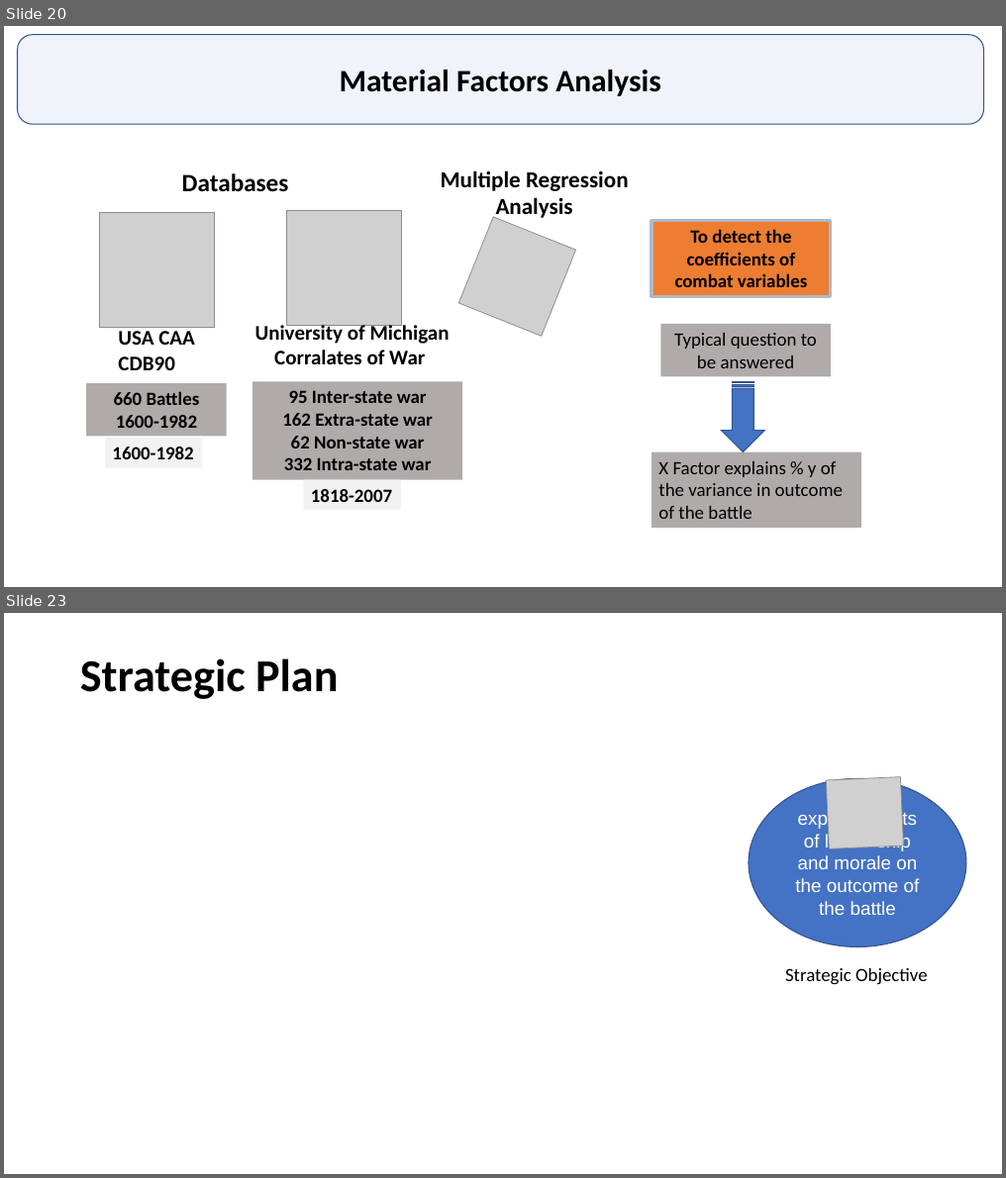
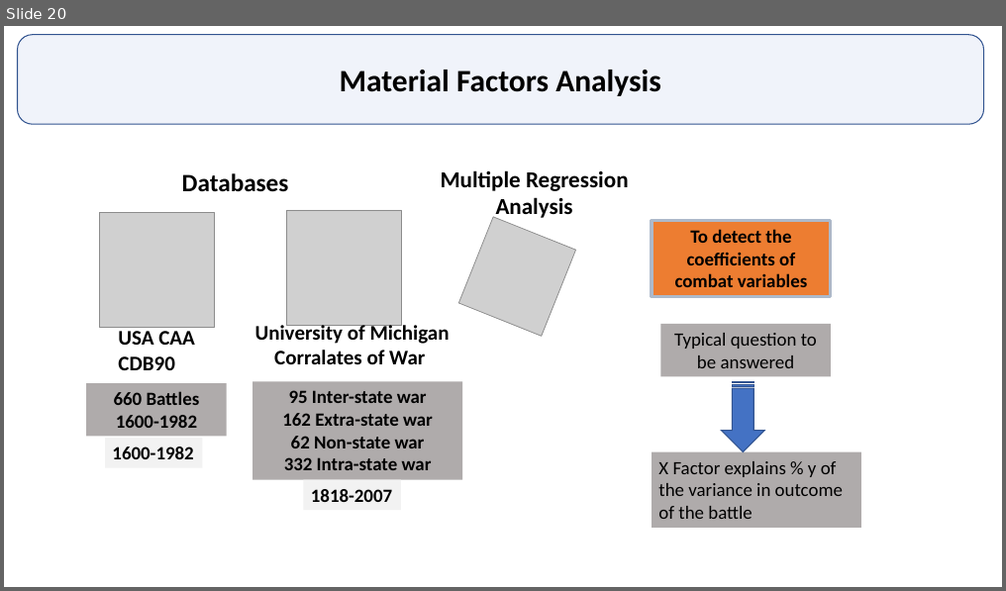
Before and after one commit to GurkanGitHub/PhD, a slide deck: PhD Discussion.pptx. Shown one above the other, each under a label of ours: slides 20 and 23 before the commit, slide 20 after it; the slides between them are not shown. The pictures are 1006x1178 and 1006x591 pixels, drawn with LibreOffice and Linux fonts; fonts in the diff are those of the drawing; grey boxes stand for pictures. Boxes give left, top, right and bottom in pixels: in the first picture for what was removed or moved away, otherwise in the second. Text is boxed around its words. In the diff, an @@ line names an element or a change of style, - is before the commit and + after.

```diff
--- a/PhD Discussion.pptx
+++ b/PhD Discussion.pptx
@@ slide 23 removed at [4,613,1002,1174], background #FFFFFF @@
@@ title removed at [80,659,338,699] @@
-Strategic Plan
@@ ellipse removed at [748,778,966,947] @@
-explain effects of leadership and morale on the outcome of the battle
@@ picture removed at [826,777,904,849] @@
@@ text removed at [785,968,928,985] @@
-Strategic Objective
```
Also in this commit, not shown: 3 slides changed, 3 slides added, 1 other slide removed, 2 other files.
